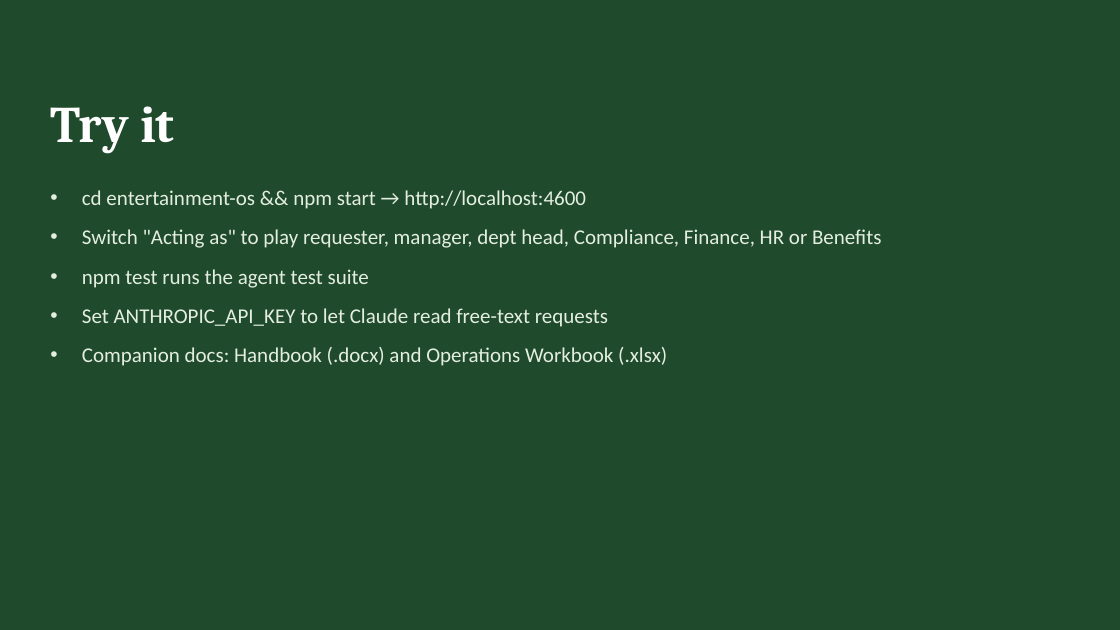
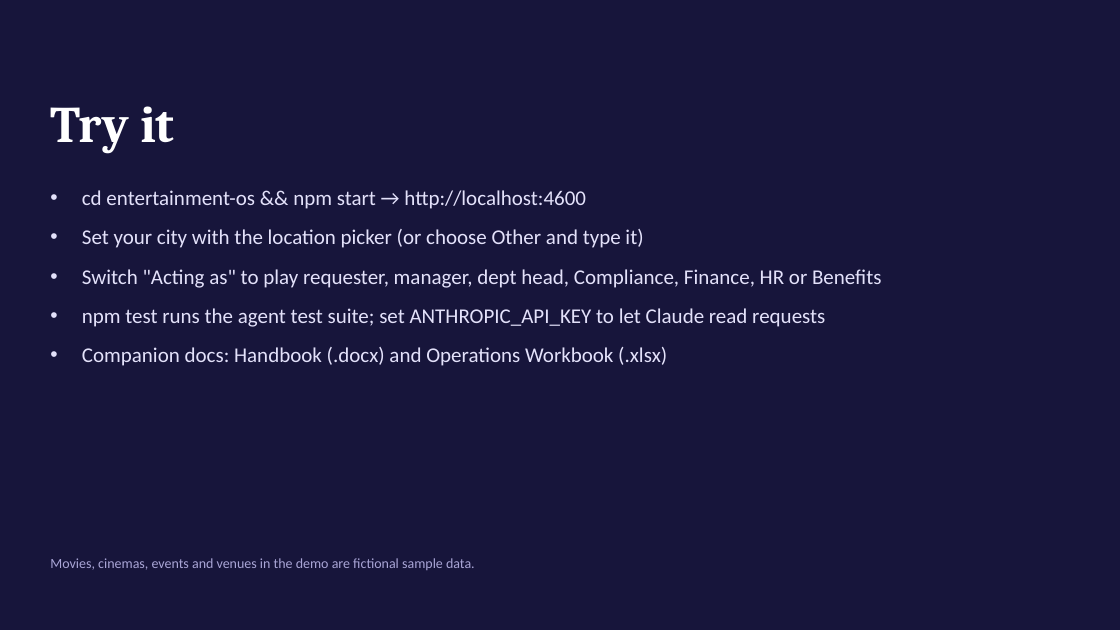
Before and after one commit to madhukambampati/API, a slide deck: slide 13 of entertainment-os/docs/Entertainment-OS-Overview.pptx (slide 11 before the commit). Drawn at 1120x630 pixels with LibreOffice and Linux fonts; fonts in the diff are those of the drawing. Boxes give left, top, right and bottom in pixels: in the first picture for what was removed or moved away, otherwise in the second. Text is boxed around its words. In the diff, an @@ line names an element or a change of style, - is before the commit and + after.

```diff
--- a/entertainment-os/docs/Entertainment-OS-Overview.pptx
+++ b/entertainment-os/docs/Entertainment-OS-Overview.pptx
@@ background #1F4A2B to #17153B @@
@@ text at <box>82,190,881,366</box>: text colour #E3EEE1 to #E3E1FA in "cd entertainment-os && npm start → http://localhost:4600", "Switch "Acting as" to play requester, manager, ...", "Companion docs: Handbook (.docx) and Operations Workbook ..." @@
@@ text at <box>82,229,643,248</box>: paragraph added @@
+• Set your city with the location picker (or choose Other and type it)
@@ text at <box>82,308,825,327</box>: text changed; text colour #E3EEE1 to #E3E1FA @@
-• npm test runs the agent test suite
-• Set ANTHROPIC_API_KEY to let Claude read free-text requests
+• npm test runs the agent test suite; set ANTHROPIC_API_KEY to let Claude read requests
@@ text added at <box>50,558,475,570</box>, 12 pt, text #A9A5D6 @@
+Movies, cinemas, events and venues in the demo are fictional sample data.
```
Also in this commit, not shown: 8 other slides changed, 4 slides added, 2 slides removed, 24 other files.
